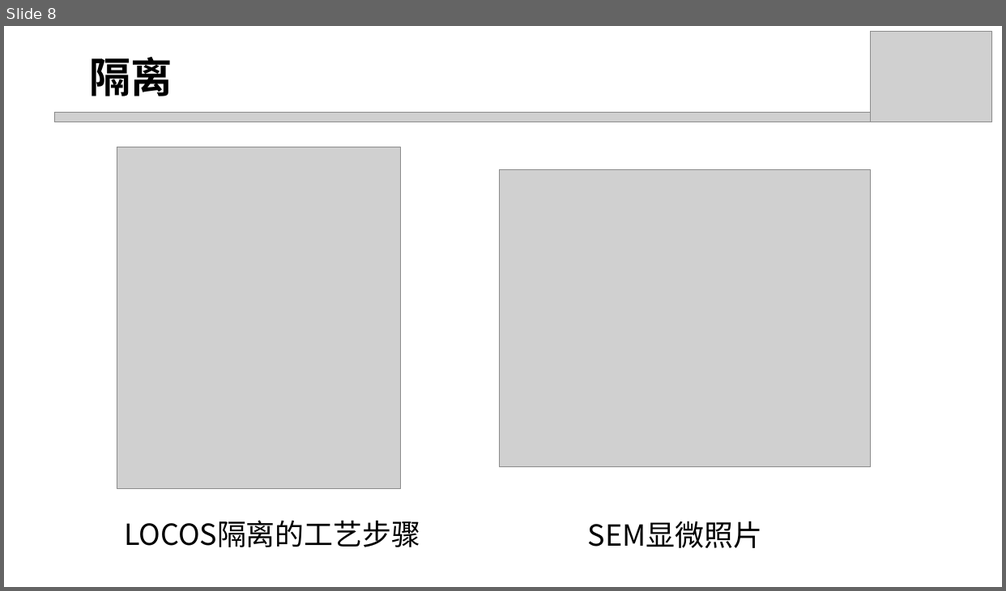
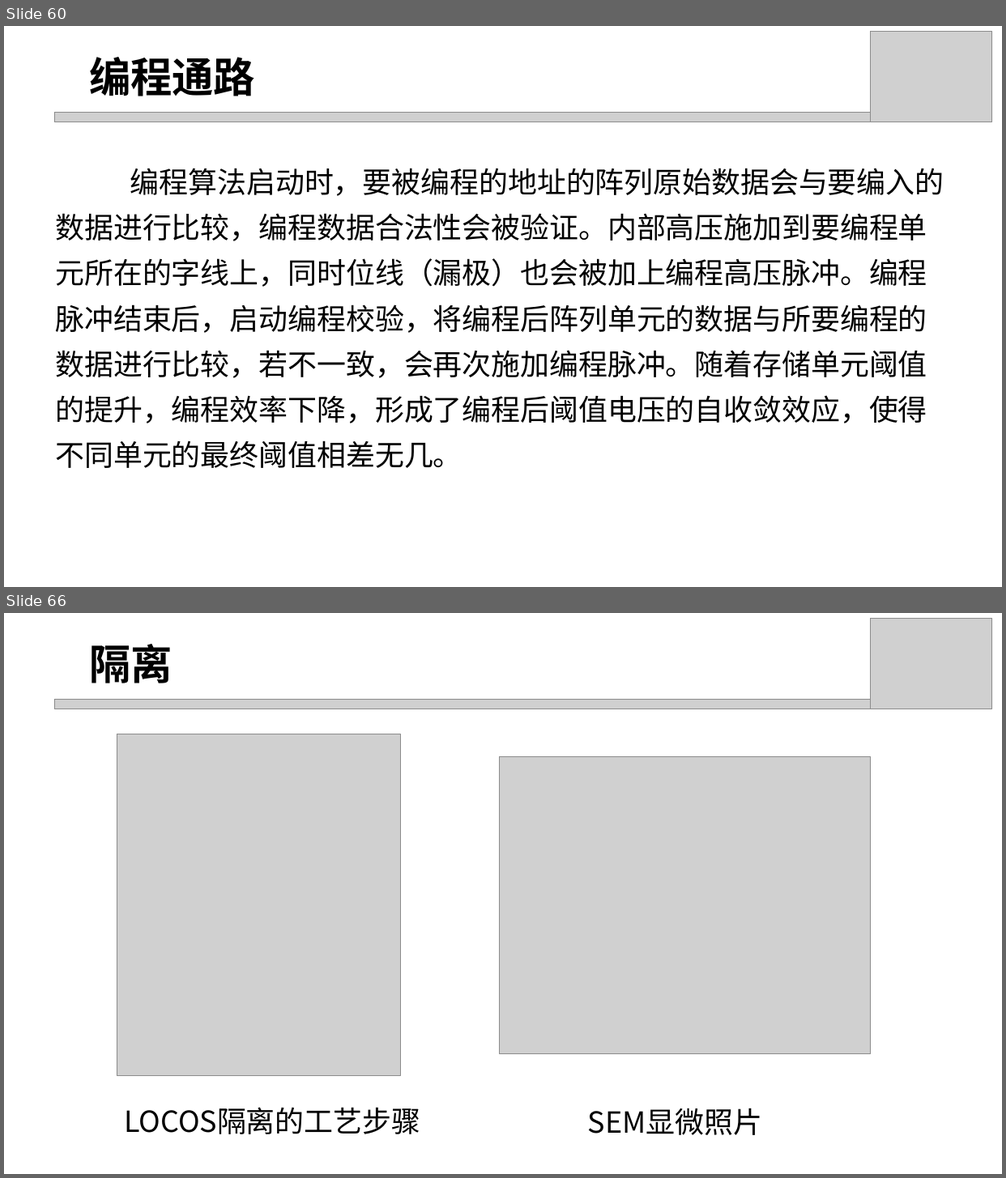
Before and after one commit to DucKlng123/flash, a slide deck: Summary/3. NOR flash.pptx. Shown one above the other, each under a label of ours: slide 8 before the commit, slides 60 and 66 after it; the slides between them are not shown. The pictures are 1006x591 and 1006x1178 pixels, drawn with LibreOffice and Linux fonts; fonts in the diff are those of the drawing; grey boxes stand for pictures. Boxes give left, top, right and bottom in pixels: in the first picture for what was removed or moved away, otherwise in the second. Text is boxed around its words. In the diff, an @@ line names an element or a change of style, - is before the commit and + after.

```diff
--- a/Summary/3. NOR flash.pptx
+++ b/Summary/3. NOR flash.pptx
@@ slide 60 added at (4, 26, 1002, 587), background #FFFFFF @@
@@ picture added at (870, 31, 991, 122) @@
@@ text added at (89, 57, 255, 96), 40 pt, text #000000, bold @@
+编程通路
@@ picture added at (54, 112, 880, 122) @@
@@ text added at (55, 168, 944, 468), 28 pt, text #000000 @@
+编程算法启动时，要被编程的地址的阵列原始数据会与要编入的数据进行比较，编程数据合法性会被验证。内部高压施加到要编程单元所在的字线上，同时位线（漏极）也会被加上编程高压脉冲。编程脉冲结束后，启动编程校验，将编程后阵列单元的数据与所要编程的数据进行比较，若不一致，会再次施加编程脉冲。随着存储单元阈值的提升，编程效率下降，形成了编程后阈值电压的自收敛效应，使得不同单元的最终阈值相差无几。
@@ what was slide 8 is now slide 66 @@
```
Also in this commit, not shown: 1 slide changed, 62 other slides added, 5 slides removed, 2 other files.
